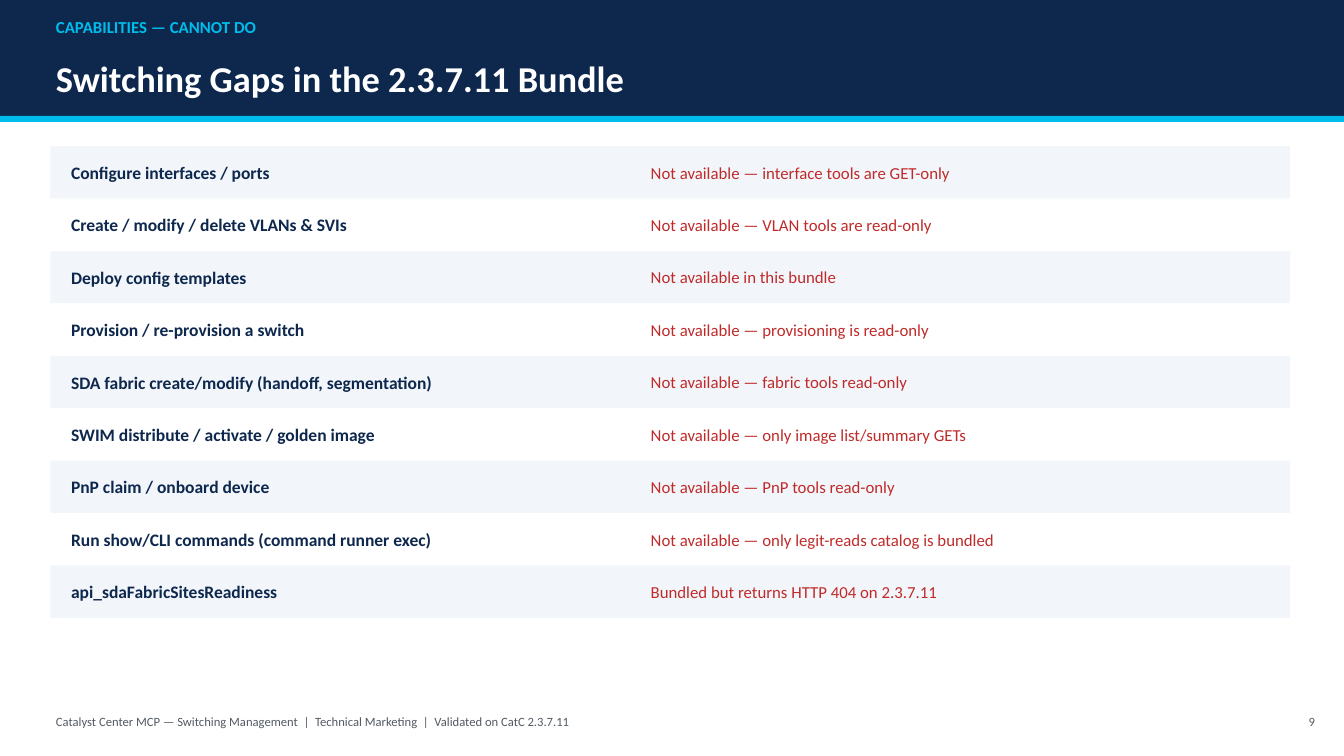
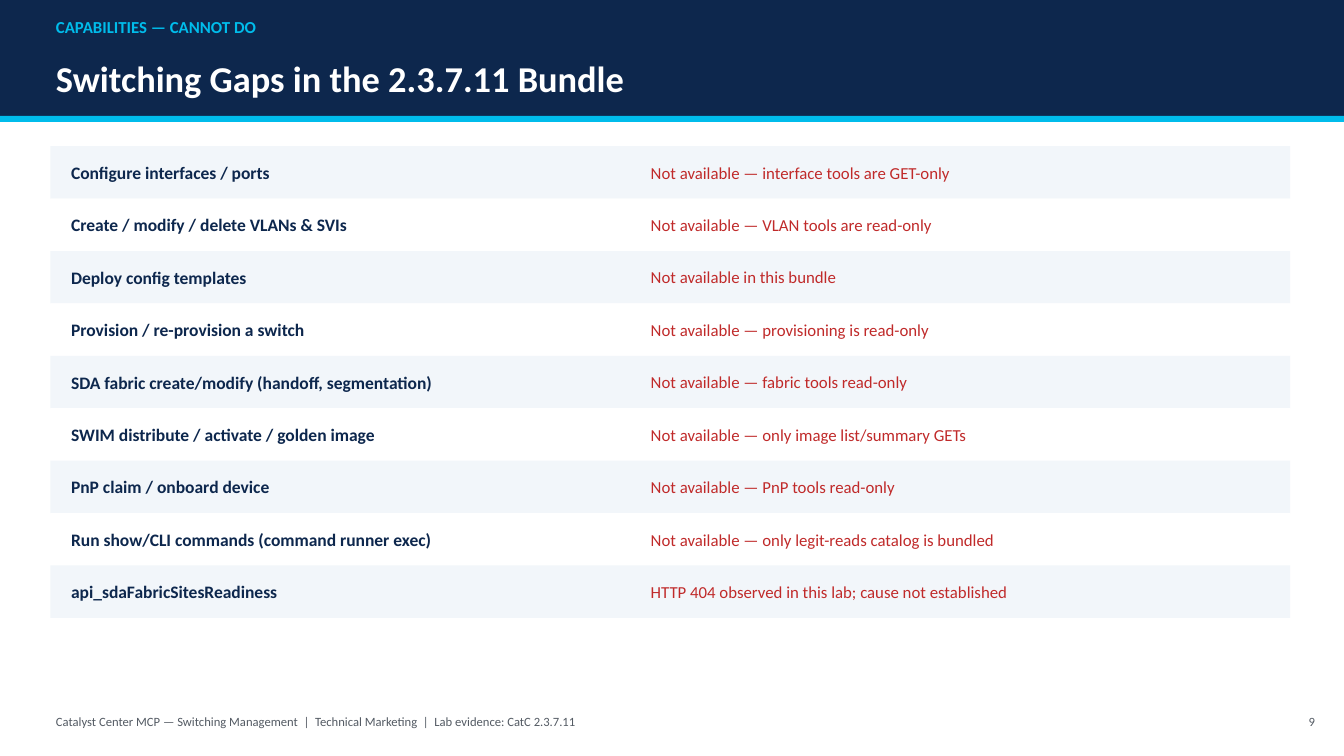
Before and after one commit to jeremycohoe/catc-mcp-oss, a slide deck: slide 9 of examples/switching-validation/Catalyst-Center-MCP-Switching.pptx. Drawn at 1344x756 pixels with LibreOffice and Linux fonts; fonts in the diff are those of the drawing. Boxes give left, top, right and bottom in pixels: in the first picture for what was removed or moved away, otherwise in the second. Text is boxed around its words. In the diff, an @@ line names an element or a change of style, - is before the commit and + after.

```diff
--- a/examples/switching-validation/Catalyst-Center-MCP-Switching.pptx
+++ b/examples/switching-validation/Catalyst-Center-MCP-Switching.pptx
@@ text at (651,586,1007,600): text changed @@
-Bundled but returns HTTP 404 on 2.3.7.11
+HTTP 404 observed in this lab; cause not established
@@ text at (56,717,575,728): text changed @@
-Catalyst Center MCP — Switching Management | Technical Marketing | Validated on CatC 2.3.7.11
+Catalyst Center MCP — Switching Management | Technical Marketing | Lab evidence: CatC 2.3.7.11
```
Also in this commit, not shown: 13 other slides changed, 1 slide added, 8 other files.
